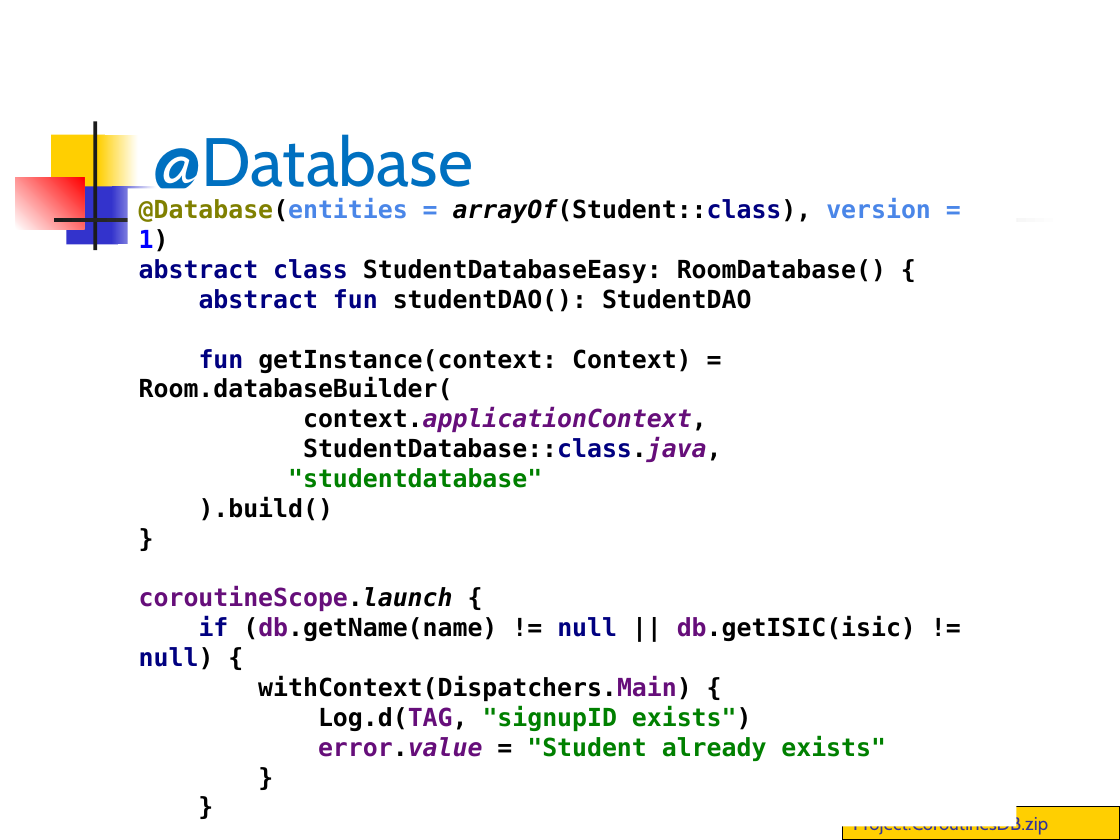
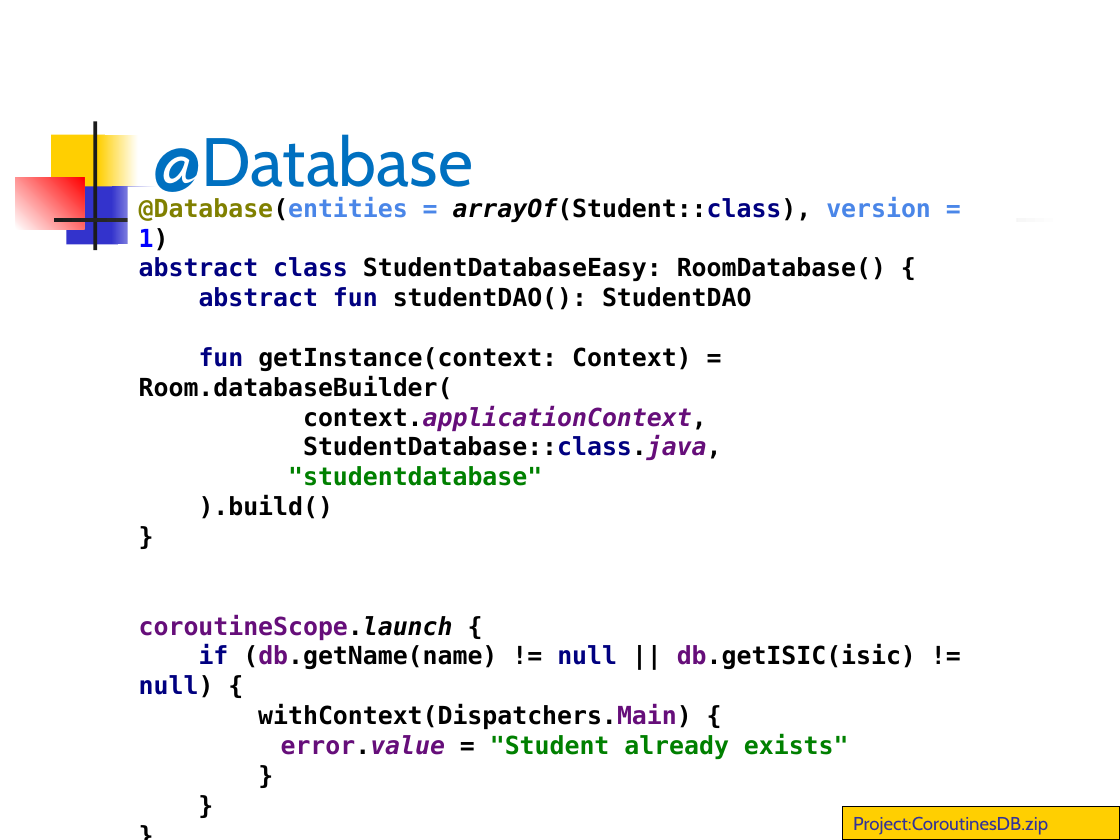
Before and after one commit to vmandro/Prednasky, a slide deck: slide 8 of 12/12_Android.ppt. Drawn at 1120x840 pixels with LibreOffice and Linux fonts; fonts in the diff are those of the drawing. Boxes give left, top, right and bottom in pixels: in the first picture for what was removed or moved away, otherwise in the second. Text is boxed around its words. In the diff, an @@ line names an element or a change of style, - is before the commit and + after.

```diff
--- a/12/12_Android.ppt
+++ b/12/12_Android.ppt
@@ text at box(139, 614, 916, 759): text changed @@
-coroutineScope.launch {
-if (db.getName(name) != null || db.getISIC(isic) != null) {
-withContext(Dispatchers.Main) {
-Log.d(TAG, "signupID exists")
-error.value = "Student already exists"
-}
-}
+coroutineScope.launch {
+if (db.getName(name) != null || db.getISIC(isic) != null) {
+withContext(Dispatchers.Main) {
+error.value = "Student already exists"
+}
+}
+}
```
Also in this commit, not shown: 24 other slides changed, 5 slides added, 1 other file.
